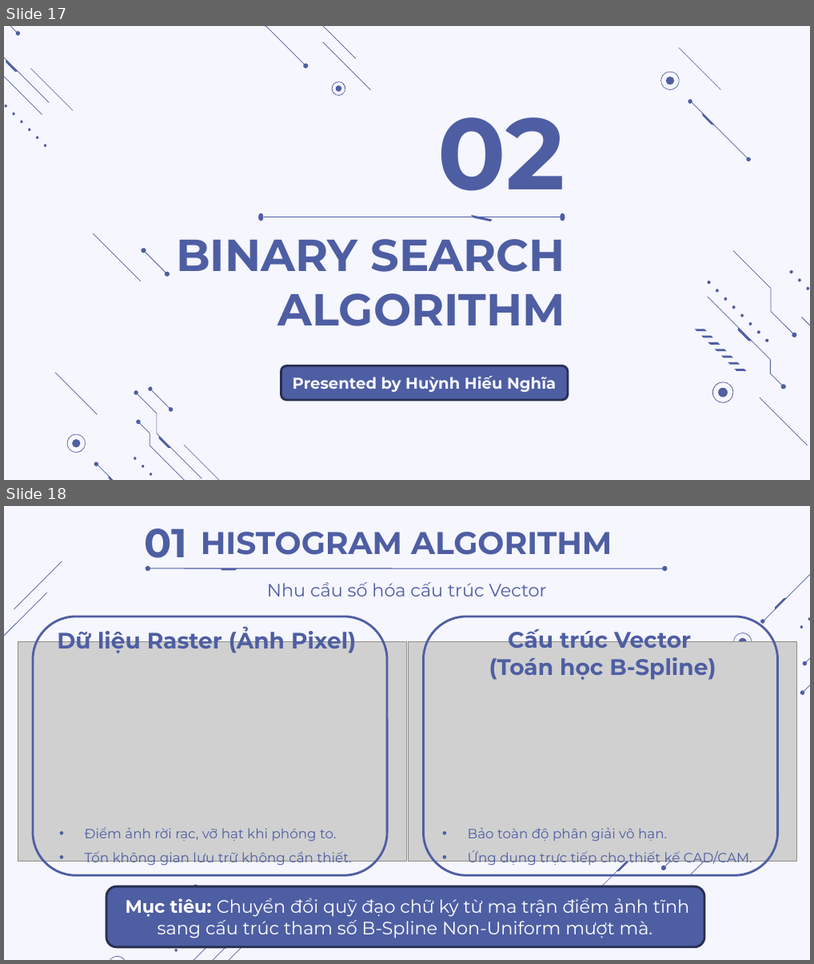
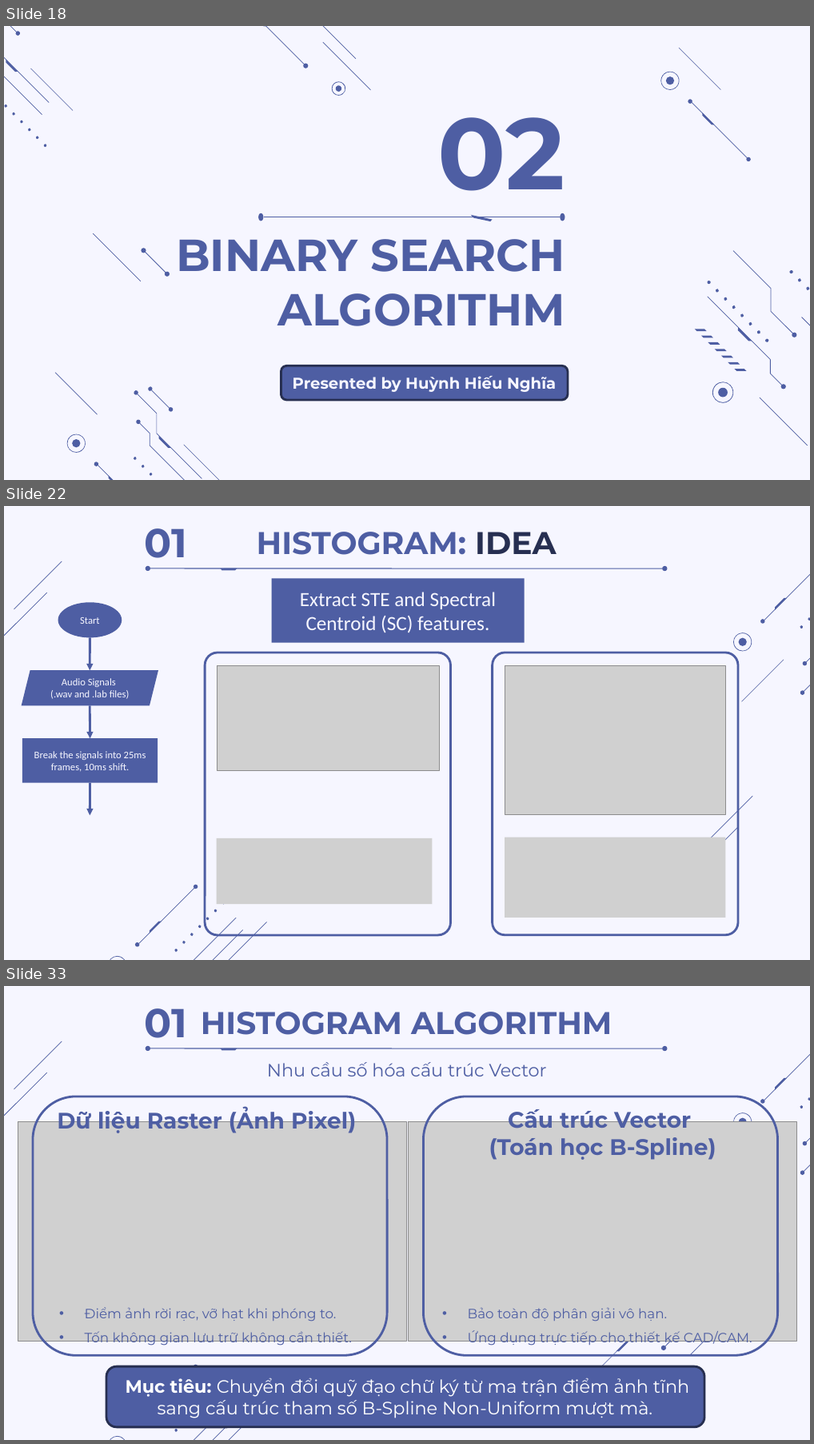
Before and after one commit to thdyqt/XLTHS, a slide deck: Slide.pptx. Shown one above the other, each under a label of ours: slides 17 and 18 before the commit, slides 18, 22 and 33 after it; the slides between them are not shown. The pictures are 814x964 and 814x1444 pixels, drawn with LibreOffice and Linux fonts; fonts in the diff are those of the drawing; grey boxes stand for pictures. Boxes give left, top, right and bottom in pixels: in the first picture for what was removed or moved away, otherwise in the second. Text is boxed around its words. In the diff, an @@ line names an element or a change of style, - is before the commit and + after.

```diff
--- a/Slide.pptx
+++ b/Slide.pptx
@@ slide 22 added at (x1=4, y1=506, x2=810, y2=960), background #F6F6FF; not listed: 21 template elements that a slide beside it also shows @@
@@ text added at (x1=144, y1=528, x2=187, y2=567), 36 pt, text #4E5EA3, bold @@
+01
@@ title added at (x1=257, y1=532, x2=556, y2=555), 28 pt, text #4E5EA3, bold @@
+HISTOGRAM: IDEA
@@ group added at (x1=145, y1=560, x2=668, y2=577): 2 ellipses, 1 freeform shape, 1 line @@
@@ rectangle added at (x1=272, y1=579, x2=524, y2=643), fill #4E5EA3, 18 pt, text #F6F6FF @@
+Extract STE and Spectral Centroid (SC) features.
@@ ellipse added at (x1=58, y1=602, x2=122, y2=637), fill #4E5EA3, 9 pt, text #F6F6FF @@
+Start
@@ arrow added from (90, 637) to (90, 671), #4E5EA3 2 pt @@
@@ parallelogram added at (x1=21, y1=671, x2=158, y2=706), fill #4E5EA3, 9 pt, text #F6F6FF @@
+Audio Signals
+(.wav and .lab files)
@@ rounded rectangle added at (x1=205, y1=652, x2=450, y2=935), outline #4E5EA3 2 pt @@
@@ picture added at (x1=217, y1=666, x2=439, y2=770) @@
@@ rounded rectangle added at (x1=493, y1=652, x2=738, y2=935), outline #4E5EA3 2 pt @@
@@ picture added at (x1=505, y1=666, x2=726, y2=815) @@
@@ freeform shape added at (x1=742, y1=660, x2=785, y2=701), fill #4E5EA3 @@
@@ arrow added from (90, 705) to (90, 738), #4E5EA3 2 pt @@
@@ rectangle added at (x1=22, y1=738, x2=158, y2=783), fill #4E5EA3, 9 pt, text #F6F6FF @@
+Break the signals into 25ms frames, 10ms shift.
@@ arrow added from (90, 783) to (90, 815), #4E5EA3 2 pt @@
@@ freeform shape added at (x1=705, y1=796, x2=753, y2=844), fill #4E5EA3 @@
@@ picture added at (x1=217, y1=837, x2=432, y2=904) @@
@@ picture added at (x1=505, y1=836, x2=726, y2=916) @@
@@ freeform shape added at (x1=690, y1=827, x2=738, y2=876), fill #4E5EA3 @@
@@ freeform shape added at (x1=182, y1=893, x2=234, y2=943), fill #4E5EA3 @@
@@ freeform shape added at (x1=149, y1=920, x2=162, y2=932), fill #4E5EA3 @@
@@ what was slide 17 is now slide 18 @@
@@ what was slide 18 is now slide 33 @@
```
Also in this commit, not shown: 14 other slides added, 8 other files.
